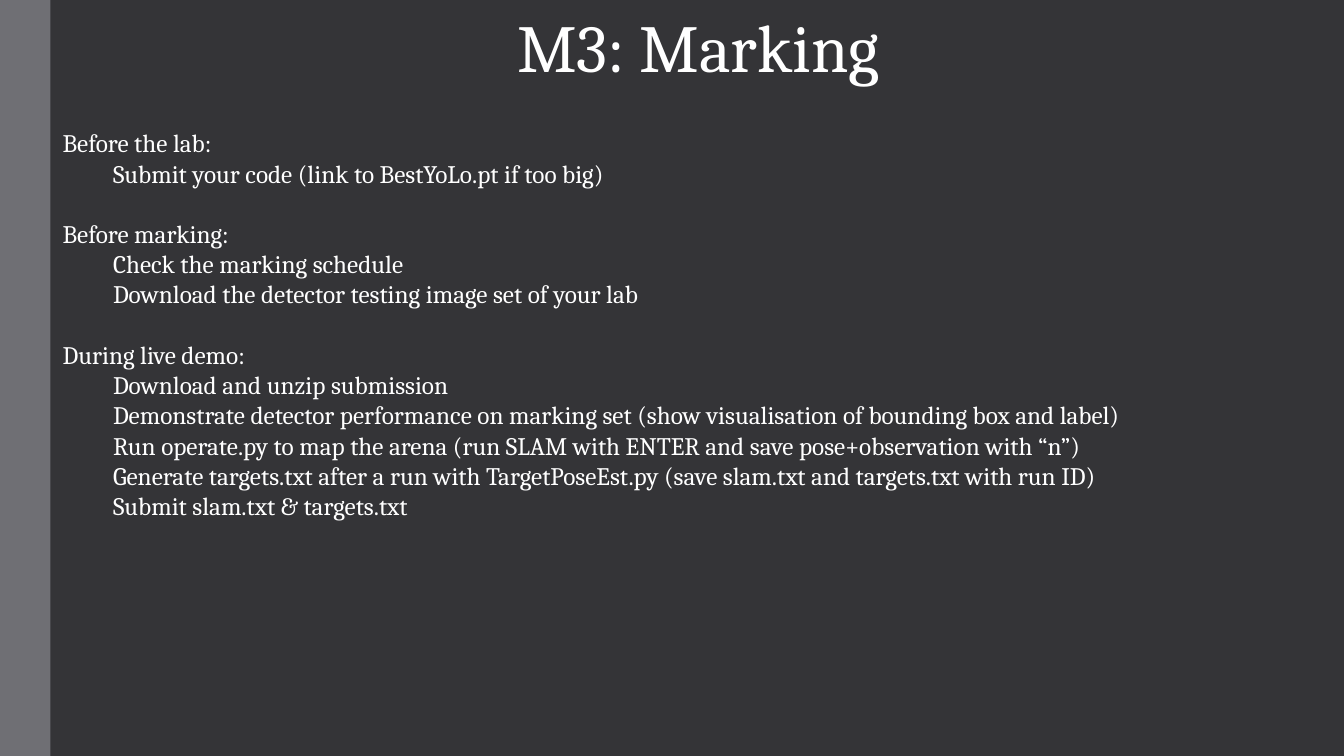
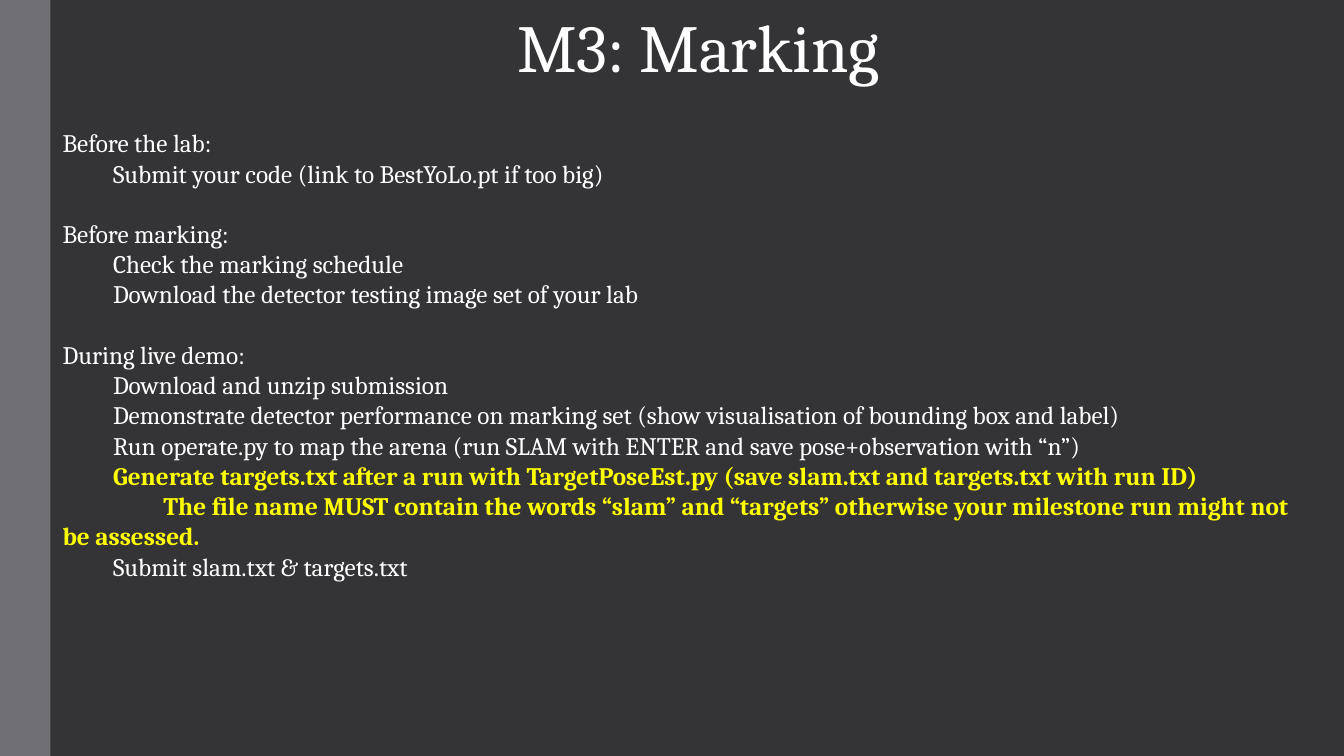
Before and after one commit to AaronMonash/ECE4078_Lab_2024, a slide deck: slide 10 of Week07-08/M4_slides/Lab4_1.pptx. Drawn at 1344x756 pixels with LibreOffice and Linux fonts; fonts in the diff are those of the drawing. Boxes give left, top, right and bottom in pixels: in the first picture for what was removed or moved away, otherwise in the second. Text is boxed around its words. In the diff, an @@ line names an element or a change of style, - is before the commit and + after.

Commit message:
Updated M3 marking procedure - file naming convention
Updated M3 marking procedure - file naming convention

```diff
--- a/Week07-08/M4_slides/Lab4_1.pptx
+++ b/Week07-08/M4_slides/Lab4_1.pptx
@@ text at (113, 467, 1197, 491): text colour #FFFFFF to #FFFF00, bold on in "Generate targets.txt after a run with TargetPoseEst.py ..." @@
@@ text at (63, 497, 1288, 545): paragraph added @@
+The file name MUST contain the words “slam” and “targets” otherwise your milestone run might not be assessed.
```
